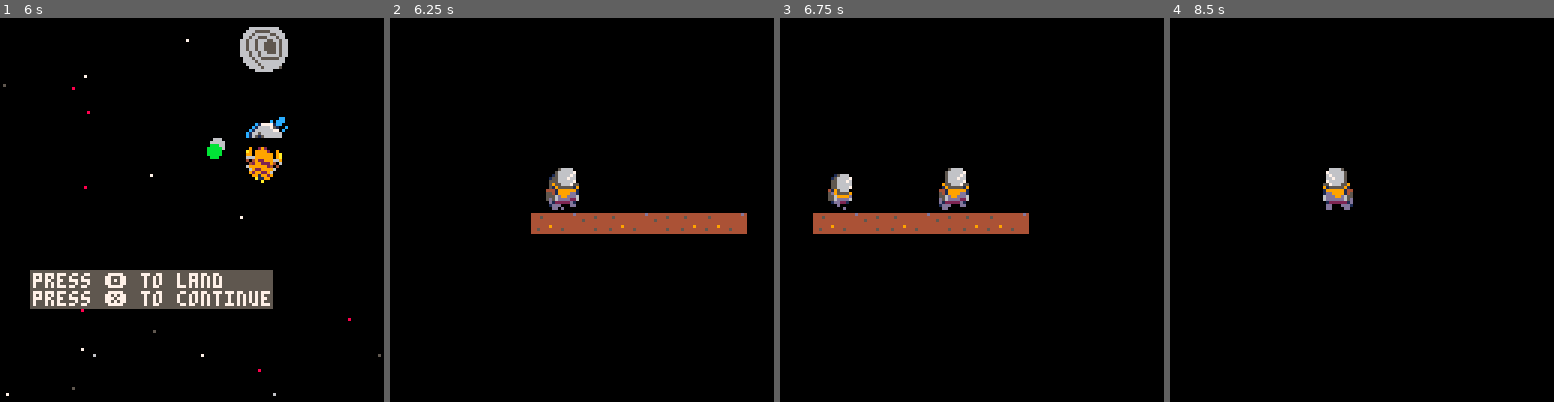
Above: before the commit, frames 1-4 (left to right).
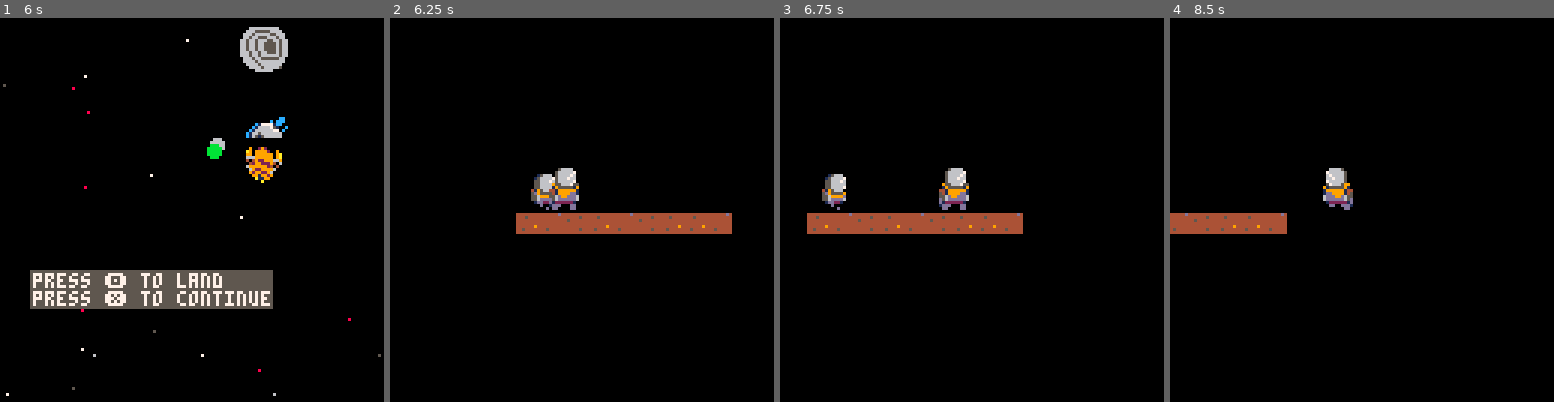
Above: after the commit, the same moments.

Repository: FrederikHR/GDB
Game: PICO-8 cartridge OW/ow.p8
The game is run twice, just before and just after one commit, with the same random seed, the same clock (stepped at 60 frames per second) and the same inputs.
Inputs:
- Up to frame 1 (6 s): tap X (X key) at 0.33, 1.07, 1.85, 2.97, 4.08, 5.2 s; tap O (Z key) at 0.7, 1.7, 2.1, 2.5, 2.9, 3.3, 3.7, 4.1, 4.5, 4.9, 5.3, 5.7 s; hold Right 1.6-2.1 s; hold Up 2.15-2.42 s; hold Right 2.47-3.03 s; hold Left 3.08-3.58 s; hold Right 4.02-4.68 s; hold Up 4.73-5.03 s; hold Left 5.08-5.68 s
- Up to frame 2 (6.25 s): hold Right from 6.08 s (still down); tap O (Z key) at 6.1 s
- Up to frame 3 (6.75 s): tap X (X key) at 6.32 s; tap O (Z key) at 6.5 s; release Right at 6.58 s; hold Right from 6.63 s (still down)
- Up to frame 4 (8.5 s): tap O (Z key) every 0.4 s from 6.9 to 8.1 s; release Right at 7.13 s; hold Up 7.18-7.45 s; tap X (X key) at 7.43 s; hold Right 7.5-8.07 s; hold Left from 8.12 s (still down)

Frame 1 is identical in both runs. In frame 2, 1.1% of the frame differs, in the area x 32-93%, y 40-57%; in frame 3, 1.0%; in frame 4, 1.7%, in the area x 0-47%, y 42-57%.

Commit message:
tighter movement

Diff:
--- a/OW/ow.p8
+++ b/OW/ow.p8
@@ -525,12 +525,12 @@
 -->8
 --astronaut
 aanims={
-	idle={fr=5,99,101,103,105},
-	walk={fr=5,32,34,36,38,40,42},
+	idle={fr=4.5,99,101,103,105},
+	walk={fr=1,32,34,36,38,40,42},
 	jump={}
 }
 
-friction=0.85
+friction=0
 
 function make_astronaut()
 	a = {}
@@ -538,7 +538,7 @@
 	a.y = 70
 	a.spr = 32
 	a.size = 2
-	a.acc=0.5
+	a.acc=2.5
 	a.sw=2
 	a.sh=2
 	a.dx=0
@@ -564,15 +564,17 @@
 
 function move_astronaut()
 	a.dx*=friction
-	if btn(⬅️) then
+	if btn(⬅️) and not(btn(➡️)) then
 	 a.dx-=a.acc
 	 a.flp=true
 	 a.play="walk"
-	elseif btn(➡️) then
+
+	elseif btn(➡️) and not(btn(⬅️)) then
 		a.dx+=a.acc
 		a.flp=false
 		a.play="walk"
-	else
+	elseif (btn(➡️) and btn(⬅️)) or (not btn(➡️) and not btn(⬅️)) then
+		a.dx=0
 		a.play="idle"
 	end
 
